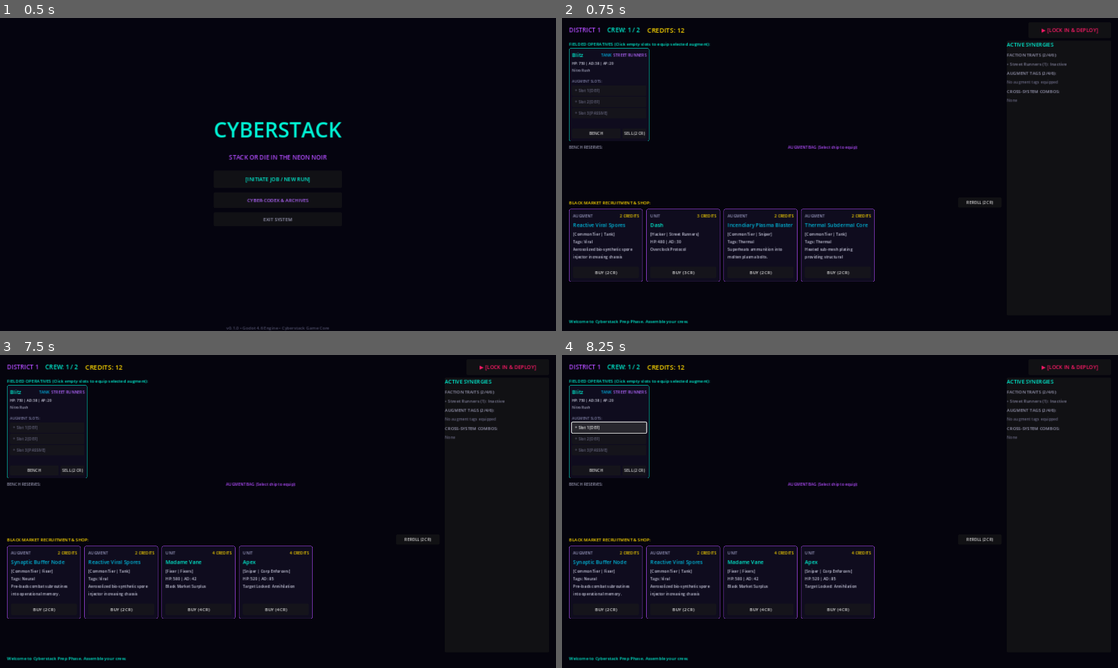
Above: before the commit, frames 1-4 (two rows, left to right).
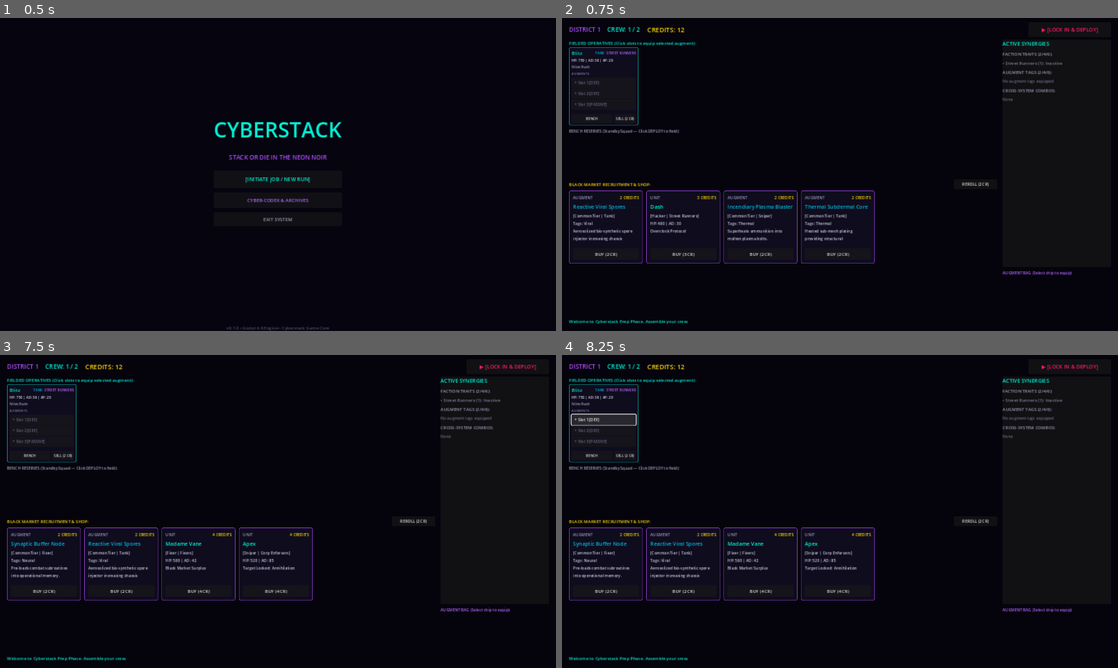
Above: after the commit, the same moments.

Repository: TheStickface/Cyberstack
Game: Godot game, scene res://src/ui/screens/Main.tscn
The game is run twice, just before and just after one commit, with the same random seed, the same clock (stepped at 60 frames per second) and the same inputs.
Inputs:
- Up to frame 1 (0.5 s): no input
- Up to frame 2 (0.75 s): click "[INITIATE JOB / NEW RUN]" at 0.5 s
- Up to frame 3 (7.5 s): click "▶ [LOCK IN & DEPLOY]" at 1.25 s; click "ENTER COMBAT [⚔ FIGHT]" at 2 s; click "SPEED: 1x" at 2.75 s; click "SPEED: 2x" at 3.5 s; click "SPEED: 4x" at 4.25 s; click "⚡ FAST RESOLVE" at 5 s; click "TERMINATE MISSION ▶" at 5.75 s; click "RETURN TO MAIN TERMINAL" at 6.5 s; click "[INITIATE JOB / NEW RUN]" at 7.25 s
- Up to frame 4 (8.25 s): click "+ Slot 1 [DEF]" at 8 s

Frame 1 is identical in both runs. In frame 2, 6.2% of the frame differs, in the area x 1-97%, y 2-85%; in frame 3, 5.9%; in frame 4, 6.3%.

Commit message:
fix(ui): move Augment Bag to right sidebar, expand Bench Reserves to full 100% board width, and shrink active operative card sizes

Diff:
--- a/src/ui/components/OperativeCard.gd
+++ b/src/ui/components/OperativeCard.gd
@@ -69,14 +69,14 @@
 		sell_btn.text = "SELL (%s)" % Constants.format_currency(sell_val, true)
 
 	if is_fielded:
-		custom_minimum_size = Vector2(185, 205)
+		custom_minimum_size = Vector2(160, 155)
 		if slots_header:
 			slots_header.visible = true
 		if slots_container:
 			slots_container.visible = true
 		_refresh_slots()
 	else:
-		custom_minimum_size = Vector2(175, 95)
+		custom_minimum_size = Vector2(140, 78)
 		if slots_header:
 			slots_header.visible = false
 		if slots_container:
--- a/src/ui/components/OperativeCard.tscn
+++ b/src/ui/components/OperativeCard.tscn
@@ -15,23 +15,23 @@
 corner_radius_bottom_left = 4
 
 [node name="OperativeCard" type="PanelContainer"]
-custom_minimum_size = Vector2(185, 205)
-offset_right = 185.0
-offset_bottom = 205.0
+custom_minimum_size = Vector2(160, 155)
+offset_right = 160.0
+offset_bottom = 155.0
 mouse_filter = 0
 theme_override_styles/panel = SubResource("StyleBoxFlat_card")
 script = ExtResource("1_card")
 
 [node name="Margin" type="MarginContainer" parent="."]
 layout_mode = 2
-theme_override_constants/margin_left = 6
-theme_override_constants/margin_top = 6
-theme_override_constants/margin_right = 6
-theme_override_constants/margin_bottom = 6
+theme_override_constants/margin_left = 5
+theme_override_constants/margin_top = 4
+theme_override_constants/margin_right = 5
+theme_override_constants/margin_bottom = 4
 
 [node name="VBox" type="VBoxContainer" parent="Margin"]
 layout_mode = 2
-theme_override_constants/separation = 3
+theme_override_constants/separation = 2
 
 [node name="Header" type="HBoxContainer" parent="Margin/VBox"]
 layout_mode = 2
@@ -40,20 +40,20 @@
 layout_mode = 2
 size_flags_horizontal = 3
 theme_override_colors/font_color = Color(0, 0.95, 0.83, 1)
-theme_override_font_sizes/font_size = 12
+theme_override_font_sizes/font_size = 11
 text = "Blitz"
 clip_text = true
 
 [node name="RoleBadge" type="Label" parent="Margin/VBox/Header"]
 layout_mode = 2
 theme_override_colors/font_color = Color(0, 0.7, 0.9, 1)
-theme_override_font_sizes/font_size = 9
+theme_override_font_sizes/font_size = 8
 text = "TANK"
 
 [node name="FactionBadge" type="Label" parent="Margin/VBox/Header"]
 layout_mode = 2
 theme_override_colors/font_color = Color(0.7, 0.4, 1, 1)
-theme_override_font_sizes/font_size = 9
+theme_override_font_sizes/font_size = 8
 text = "RUNNERS"
 
 [node name="StatsLabel" type="Label" parent="Margin/VBox"]
@@ -63,7 +63,7 @@
 text = "HP: 750 | AD: 38 | AP: 20"
 
 [node name="AbilityLabel" type="Label" parent="Margin/VBox"]
-custom_minimum_size = Vector2(0, 22)
+custom_minimum_size = Vector2(0, 14)
 layout_mode = 2
 theme_override_colors/font_color = Color(0.65, 0.65, 0.75, 1)
 theme_override_font_sizes/font_size = 8
@@ -73,12 +73,12 @@
 [node name="SlotsHeader" type="Label" parent="Margin/VBox"]
 layout_mode = 2
 theme_override_colors/font_color = Color(0.5, 0.5, 0.65, 1)
-theme_override_font_sizes/font_size = 8
-text = "AUGMENT SLOTS:"
+theme_override_font_sizes/font_size = 7
+text = "AUGMENTS:"
 
 [node name="SlotsContainer" type="VBoxContainer" parent="Margin/VBox"]
 layout_mode = 2
-theme_override_constants/separation = 2
+theme_override_constants/separation = 1
 
 [node name="Actions" type="HBoxContainer" parent="Margin/VBox"]
 layout_mode = 2
@@ -86,16 +86,16 @@
 theme_override_constants/separation = 4
 
 [node name="ToggleFieldBtn" type="Button" parent="Margin/VBox/Actions"]
-custom_minimum_size = Vector2(0, 22)
+custom_minimum_size = Vector2(0, 20)
 layout_mode = 2
 size_flags_horizontal = 3
-theme_override_font_sizes/font_size = 9
+theme_override_font_sizes/font_size = 8
 text = "BENCH"
 
 [node name="SellBtn" type="Button" parent="Margin/VBox/Actions"]
-custom_minimum_size = Vector2(0, 22)
+custom_minimum_size = Vector2(0, 20)
 layout_mode = 2
-theme_override_font_sizes/font_size = 9
+theme_override_font_sizes/font_size = 8
 text = "SELL (2 CR)"
 
 [connection signal="pressed" from="Margin/VBox/Actions/ToggleFieldBtn" to="." method="_on_toggle_field_pressed"]
--- a/src/ui/screens/PrepScreen.gd
+++ b/src/ui/screens/PrepScreen.gd
@@ -22,12 +22,12 @@
 @onready var lock_in_btn: Button = $Margin/VBox/TopBar/LockInBtn
 
 @onready var field_container: HBoxContainer = $Margin/VBox/MainBody/BoardArea/FieldSection/FieldScroll/FieldContainer
-@onready var bench_container: HBoxContainer = $Margin/VBox/MainBody/BoardArea/BenchAndTray/BenchSection/BenchScroll/BenchContainer
-@onready var augment_tray: HBoxContainer = $Margin/VBox/MainBody/BoardArea/BenchAndTray/AugmentTray/AugmentScroll/AugmentContainer
+@onready var bench_container: HBoxContainer = $Margin/VBox/MainBody/BoardArea/BenchSection/BenchScroll/BenchContainer
 @onready var shop_container: HBoxContainer = $Margin/VBox/MainBody/BoardArea/ShopSection/ShopScroll/ShopContainer
 @onready var reroll_btn: Button = $Margin/VBox/MainBody/BoardArea/ShopSection/ShopControls/RerollBtn
 
 @onready var synergy_hud: SynergyTrackerHUD = $Margin/VBox/MainBody/Sidebar/SynergyTrackerHUD
+@onready var augment_tray: HBoxContainer = $Margin/VBox/MainBody/Sidebar/AugmentTray/AugmentScroll/AugmentContainer
 @onready var status_label: Label = $Margin/VBox/StatusLabel
 
 func _ready() -> void:
--- a/src/ui/screens/PrepScreen.tscn
+++ b/src/ui/screens/PrepScreen.tscn
@@ -38,7 +38,7 @@
 theme_override_constants/separation = 6
 
 [node name="TopBar" type="HBoxContainer" parent="Margin/VBox"]
-custom_minimum_size = Vector2(0, 36)
+custom_minimum_size = Vector2(0, 34)
 layout_mode = 2
 theme_override_constants/separation = 16
 
@@ -62,7 +62,7 @@
 text = "CREDITS: 12"
 
 [node name="LockInBtn" type="Button" parent="Margin/VBox/TopBar"]
-custom_minimum_size = Vector2(190, 34)
+custom_minimum_size = Vector2(190, 32)
 layout_mode = 2
 theme_override_colors/font_color = Color(1, 0.1, 0.4, 1)
 theme_override_font_sizes/font_size = 12
@@ -86,10 +86,10 @@
 layout_mode = 2
 theme_override_colors/font_color = Color(0, 0.95, 0.83, 1)
 theme_override_font_sizes/font_size = 10
-text = "FIELDED OPERATIVES (Click empty slots to equip selected augment):"
+text = "FIELDED OPERATIVES (Click slots to equip selected augment):"
 
 [node name="FieldScroll" type="ScrollContainer" parent="Margin/VBox/MainBody/BoardArea/FieldSection"]
-custom_minimum_size = Vector2(0, 215)
+custom_minimum_size = Vector2(0, 165)
 layout_mode = 2
 vertical_scroll_mode = 0
 
@@ -99,57 +99,29 @@
 size_flags_vertical = 3
 theme_override_constants/separation = 8
 
-[node name="BenchAndTray" type="HBoxContainer" parent="Margin/VBox/MainBody/BoardArea"]
-custom_minimum_size = Vector2(0, 115)
+[node name="BenchSection" type="VBoxContainer" parent="Margin/VBox/MainBody/BoardArea"]
 layout_mode = 2
-theme_override_constants/separation = 12
-
-[node name="BenchSection" type="VBoxContainer" parent="Margin/VBox/MainBody/BoardArea/BenchAndTray"]
-layout_mode = 2
-size_flags_horizontal = 3
 theme_override_constants/separation = 2
 
-[node name="Label" type="Label" parent="Margin/VBox/MainBody/BoardArea/BenchAndTray/BenchSection"]
+[node name="Label" type="Label" parent="Margin/VBox/MainBody/BoardArea/BenchSection"]
 layout_mode = 2
-theme_override_colors/font_color = Color(0.6, 0.6, 0.7, 1)
+theme_override_colors/font_color = Color(0.65, 0.65, 0.75, 1)
 theme_override_font_sizes/font_size = 9
-text = "BENCH RESERVES:"
+text = "BENCH RESERVES (Standby Squad — Click DEPLOY to field):"
 
-[node name="BenchScroll" type="ScrollContainer" parent="Margin/VBox/MainBody/BoardArea/BenchAndTray/BenchSection"]
-custom_minimum_size = Vector2(0, 100)
+[node name="BenchScroll" type="ScrollContainer" parent="Margin/VBox/MainBody/BoardArea/BenchSection"]
+custom_minimum_size = Vector2(0, 95)
 layout_mode = 2
 vertical_scroll_mode = 0
 
-[node name="BenchContainer" type="HBoxContainer" parent="Margin/VBox/MainBody/BoardArea/BenchAndTray/BenchSection/BenchScroll"]
-layout_mode = 2
-size_flags_horizontal = 3
-size_flags_vertical = 3
-theme_override_constants/separation = 6
-
-[node name="AugmentTray" type="VBoxContainer" parent="Margin/VBox/MainBody/BoardArea/BenchAndTray"]
-layout_mode = 2
-size_flags_horizontal = 3
-theme_override_constants/separation = 2
-
-[node name="Label" type="Label" parent="Margin/VBox/MainBody/BoardArea/BenchAndTray/AugmentTray"]
-layout_mode = 2
-theme_override_colors/font_color = Color(0.7, 0.3, 1, 1)
-theme_override_font_sizes/font_size = 9
-text = "AUGMENT BAG (Select chip to equip):"
-
-[node name="AugmentScroll" type="ScrollContainer" parent="Margin/VBox/MainBody/BoardArea/BenchAndTray/AugmentTray"]
-custom_minimum_size = Vector2(0, 100)
-layout_mode = 2
-vertical_scroll_mode = 0
-
-[node name="AugmentContainer" type="HBoxContainer" parent="Margin/VBox/MainBody/BoardArea/BenchAndTray/AugmentTray/AugmentScroll"]
+[node name="BenchContainer" type="HBoxContainer" parent="Margin/VBox/MainBody/BoardArea/BenchSection/BenchScroll"]
 layout_mode = 2
 size_flags_horizontal = 3
 size_flags_vertical = 3
 theme_override_constants/separation = 6
 
 [node name="ShopSection" type="VBoxContainer" parent="Margin/VBox/MainBody/BoardArea"]
-custom_minimum_size = Vector2(0, 175)
+custom_minimum_size = Vector2(0, 170)
 layout_mode = 2
 theme_override_constants/separation = 3
 
@@ -167,10 +139,10 @@
 custom_minimum_size = Vector2(100, 22)
 layout_mode = 2
 theme_override_font_sizes/font_size = 9
-text = "REROLL (2g)"
+text = "REROLL (2 CR)"
 
 [node name="ShopScroll" type="ScrollContainer" parent="Margin/VBox/MainBody/BoardArea/ShopSection"]
-custom_minimum_size = Vector2(0, 150)
+custom_minimum_size = Vector2(0, 145)
 layout_mode = 2
 vertical_scroll_mode = 0
 
@@ -181,12 +153,36 @@
 theme_override_constants/separation = 8
 
 [node name="Sidebar" type="VBoxContainer" parent="Margin/VBox/MainBody"]
-custom_minimum_size = Vector2(240, 0)
+custom_minimum_size = Vector2(250, 0)
 layout_mode = 2
+theme_override_constants/separation = 6
 
 [node name="SynergyTrackerHUD" parent="Margin/VBox/MainBody/Sidebar" instance=ExtResource("2_hud")]
 layout_mode = 2
 size_flags_vertical = 3
+
+[node name="AugmentTray" type="VBoxContainer" parent="Margin/VBox/MainBody/Sidebar"]
+custom_minimum_size = Vector2(0, 105)
+layout_mode = 2
+theme_override_constants/separation = 2
+
+[node name="Label" type="Label" parent="Margin/VBox/MainBody/Sidebar/AugmentTray"]
+layout_mode = 2
+theme_override_colors/font_color = Color(0.7, 0.4, 1, 1)
+theme_override_font_sizes/font_size = 9
+text = "AUGMENT BAG (Select chip to equip):"
+
+[node name="AugmentScroll" type="ScrollContainer" parent="Margin/VBox/MainBody/Sidebar/AugmentTray"]
+custom_minimum_size = Vector2(0, 85)
+layout_mode = 2
+size_flags_vertical = 3
+vertical_scroll_mode = 0
+
+[node name="AugmentContainer" type="HBoxContainer" parent="Margin/VBox/MainBody/Sidebar/AugmentTray/AugmentScroll"]
+layout_mode = 2
+size_flags_horizontal = 3
+size_flags_vertical = 3
+theme_override_constants/separation = 6
 
 [node name="StatusLabel" type="Label" parent="Margin/VBox"]
 custom_minimum_size = Vector2(0, 20)
